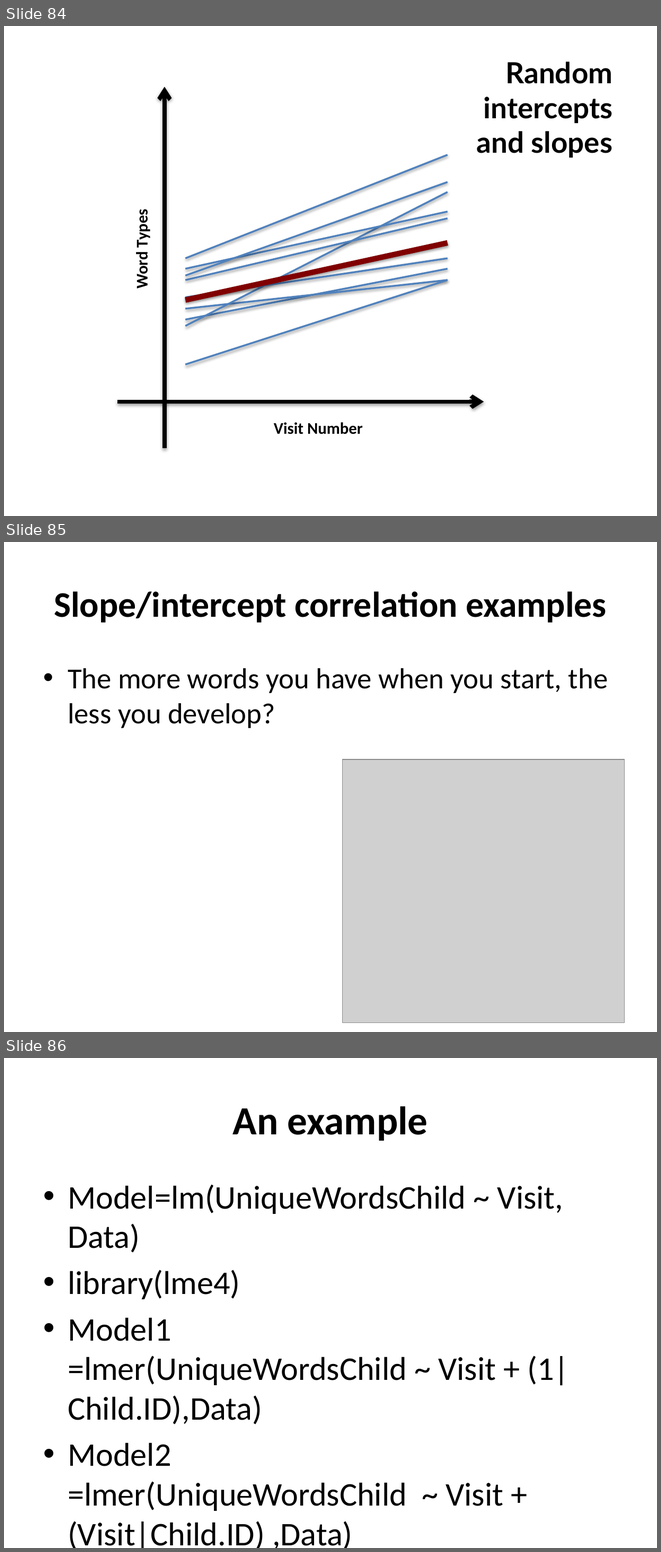
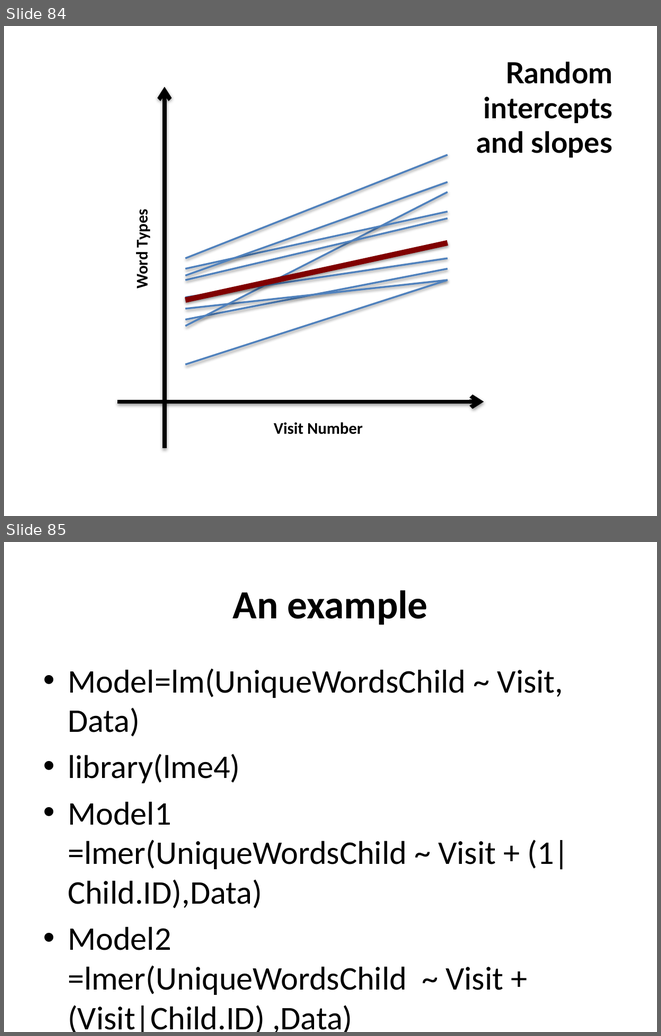
Before and after one commit to ethanweed/Stats4Humanities2016, a slide deck: Day5/Lecture 5.pptx. Shown one above the other, each under a label of ours: slides 84, 85 and 86 before the commit, slides 84 and 85 after it. The pictures are 661x1552 and 661x1036 pixels, drawn with LibreOffice and Linux fonts; fonts in the diff are those of the drawing; grey boxes stand for pictures. Boxes give left, top, right and bottom in pixels: in the first picture for what was removed or moved away, otherwise in the second. Text is boxed around its words. In the diff, an @@ line names an element or a change of style, - is before the commit and + after.

```diff
--- a/Day5/Lecture 5.pptx
+++ b/Day5/Lecture 5.pptx
@@ slide 85 removed at (4,542,657,1032), background #FFFFFF @@
@@ title removed at (54,591,607,623) @@
-Slope/intercept correlation examples
@@ text removed at (68,668,608,728) @@
-• The more words you have when you start, the less you develop?
@@ picture removed at (343,759,624,1023) @@
@@ what was slide 86 is now slide 85 @@
```
Also in this commit, not shown: 3 slides changed.
